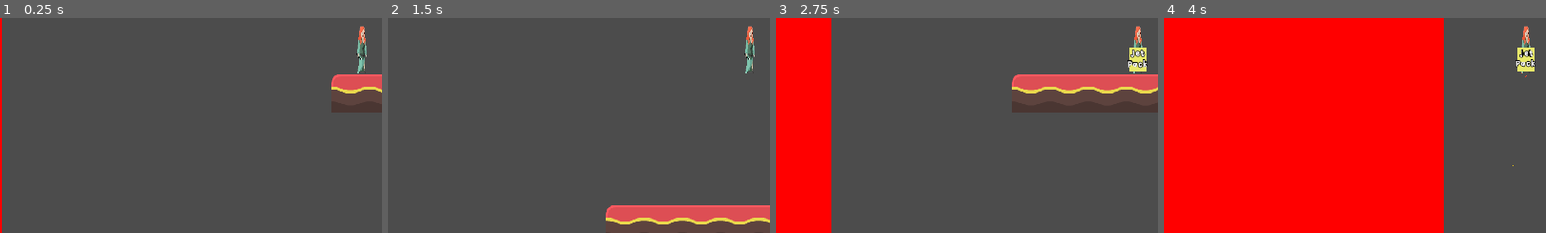
Above: before the commit, frames 1-4 (left to right).
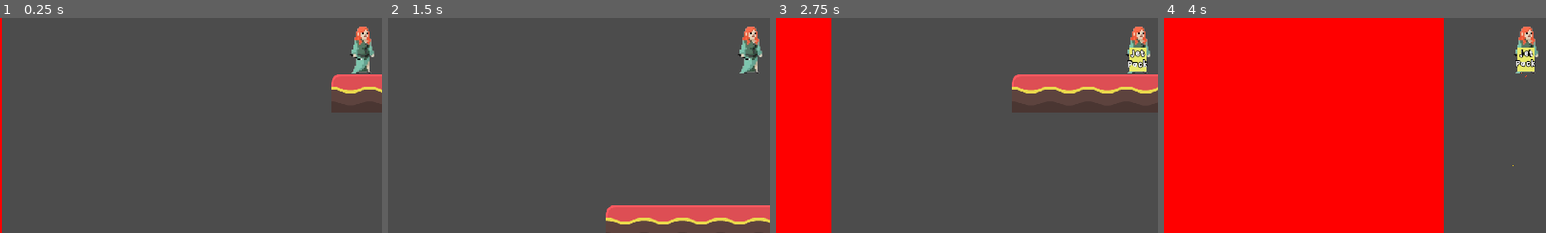
Above: after the commit, the same moments.

Repository: jonahshader/back5_platformer_unit3
Game: Godot game, scene res://scenes/levels/Level_1.tscn
Two runs of this game, one before a commit and one after it. Both use one fixed random seed, a clock stepped at 60 frames per second and the inputs below.
Inputs:
- Up to frame 1 (0.25 s): no input
- Up to frame 2 (1.5 s): hold Right (move_right) from 0.53 s (still down); tap Space (jump) at 0.77 s
- Up to frame 3 (2.75 s): tap Space (jump) at 1.52 s; release Right (move_right) at 2.03 s; hold Left (move_left) from 2.03 s (still down)
- Up to frame 4 (4 s): keep holding Left (move_left); tap Space (jump) at 3.02, 3.77 s
The pictures show only the part of the screen within x 3-53%, y 45-95%; the shares and areas given below are measured in that part.

The runs differ from the first frame. In frame 1, 0.7% of the frame differs, in the area x 91-98%, y 3-26%; in frame 2, 0.7%; in frame 3, 0.4%; in frame 4, 0.4%.

Commit message:
fixed player sprite stretch

Diff:
--- a/scenes/objects/Player.tscn
+++ b/scenes/objects/Player.tscn
@@ -4,7 +4,6 @@
 [ext_resource path="res://assets/Images/wizard_walk.png" type="Texture" id=2]
 
 [sub_resource type="RectangleShape2D" id=1]
-extents = Vector2( 9.37164, 10.0083 )
 
 [node name="Player" type="KinematicBody2D"]
 collision_mask = 15
@@ -20,7 +19,7 @@
 current = true
 
 [node name="Sprite" type="Sprite" parent="."]
-position = Vector2( 0.707352, -41.6262 )
+position = Vector2( 2.70735, -41.1262 )
 rotation = 3.14159
-scale = Vector2( -0.290012, -0.647744 )
+scale = Vector2( -0.648, -0.648 )
 texture = ExtResource( 2 )
